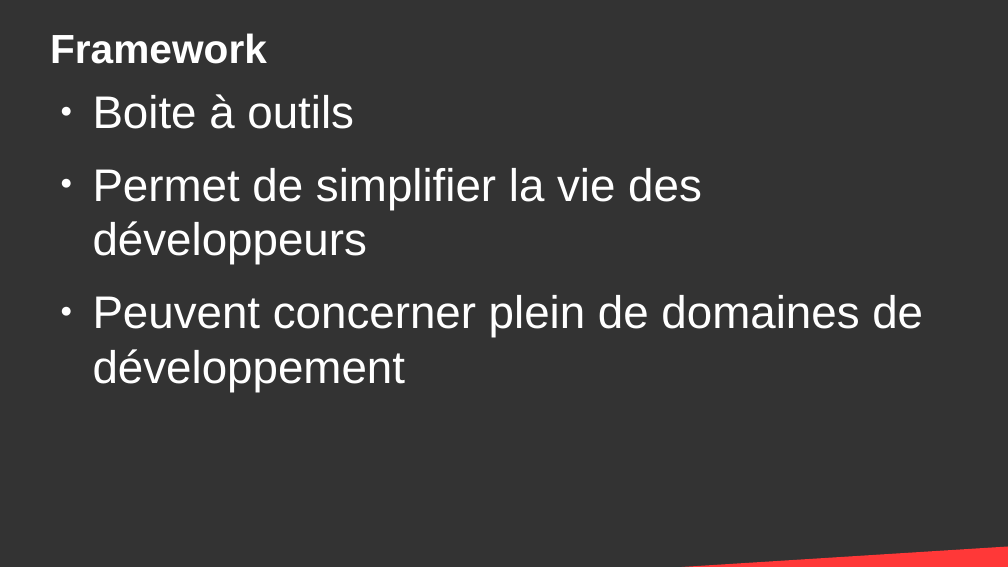
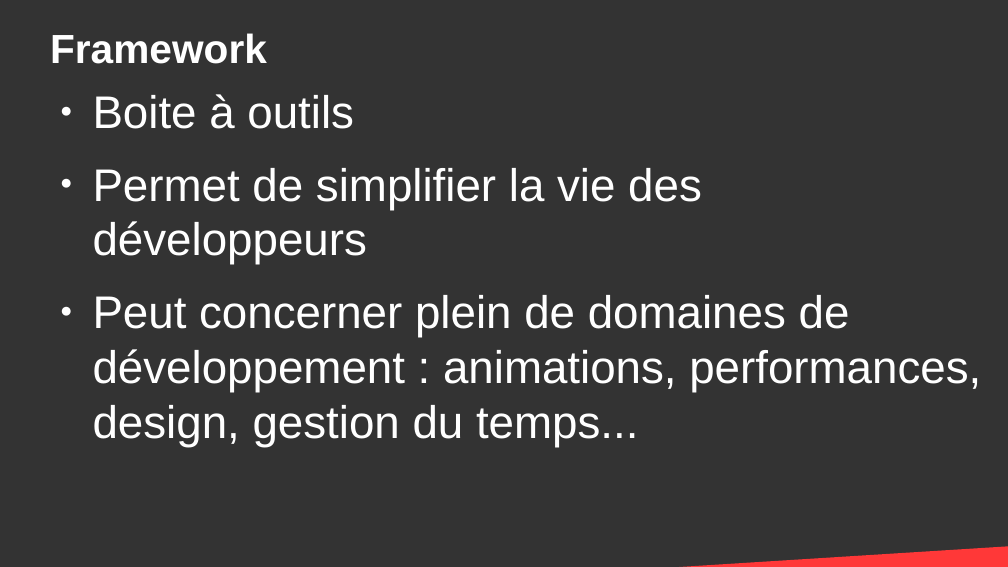
Before and after one commit to DanYellow/cours, a slide deck: slide 7 of integration-web-s2/cours-magistraux/numero-1/presentation.odp. Drawn at 1008x567 pixels with LibreOffice and Linux fonts; fonts in the diff are those of the drawing. Boxes give left, top, right and bottom in pixels: in the first picture for what was removed or moved away, otherwise in the second. Text is boxed around its words. In the diff, an @@ line names an element or a change of style, - is before the commit and + after.

```diff
--- a/integration-web-s2/cours-magistraux/numero-1/presentation.odp
+++ b/integration-web-s2/cours-magistraux/numero-1/presentation.odp
@@ text at (93,295,981,447): text changed @@
-● Peuvent concerner plein de domaines de développement
+● Peut concerner plein de domaines de développement : animations, performances, design, gestion du temps...
```
Also in this commit, not shown: 2 other slides changed, 1 slide added, 4 other files.
